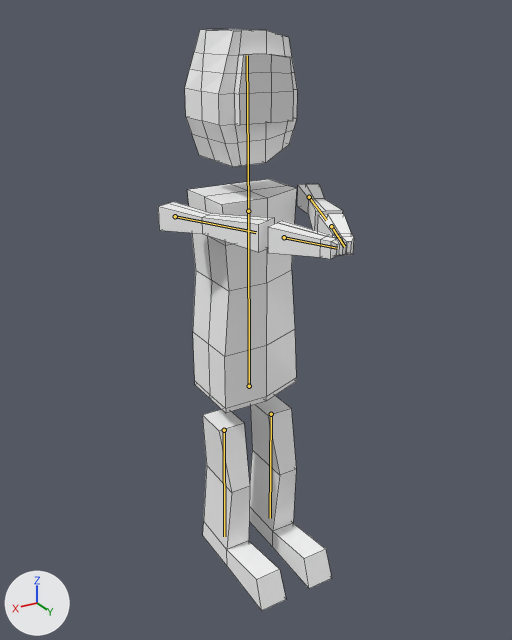
Renders of the Blender file Assets/PlayerBlenderFile.blend from each side of a commit.
Rendered twice from a 50 mm camera at (7.4, 12.64, 12.38) aimed at (0.38, 0.93, 6.52). The axes (+X, +Y, +Z) are drawn at lower left. The lights are the same throughout. Both versions are drawn at frame 0 of the action 'Shoot'; the numbers are the values there. The bones that bend it are drawn over the model as lines. Mesh edges are drawn as thin lines.
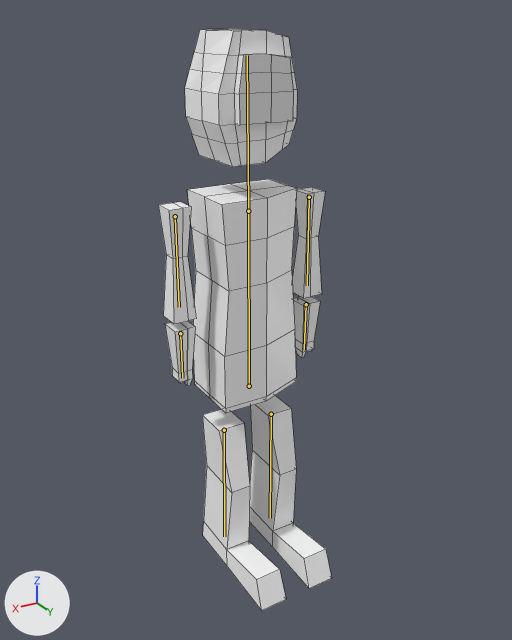
Edits to the bpy script that builds the scene:
```text
Change bone_lefthand1:
    where bone_lefthand1 = bpy.data.objects['Armature'].pose.bones['LeftHand1']  # child of 'Body'
    bone_lefthand1.rotation_quaternion: (0.534, 0.0, -0.017, -0.846) -> (0.498, -0.502, 0.488, -0.512)  # degrees (2, -1, -115) -> degrees (-89, -2, -90)
Change bone_righthand2_001:
    where bone_righthand2_001 = bpy.data.objects['Armature'].pose.bones['RightHand2.001']  # child of 'Body'
    bone_righthand2_001.rotation_quaternion: (0.537, 0.0, -0.003, -0.843) -> (0.5, 0.5, -0.502, -0.498)  # degrees (0, 0, -115) -> degrees (90, 0, -90)
```

Location of each change, [x1, y1, x2, y2] in pixels of the pictures (512 x 640 px):
'Cube.002', posed (11% narrower): before [158, 29, 354, 611]; after [158, 29, 332, 611]
bone 'LeftHand1', root to tip: before (309, 197) to (326, 220); after (309, 197) to (307, 285)
bone 'RightHand2.001', root to tip: before (175, 216) to (256, 232); after (175, 216) to (179, 307)
